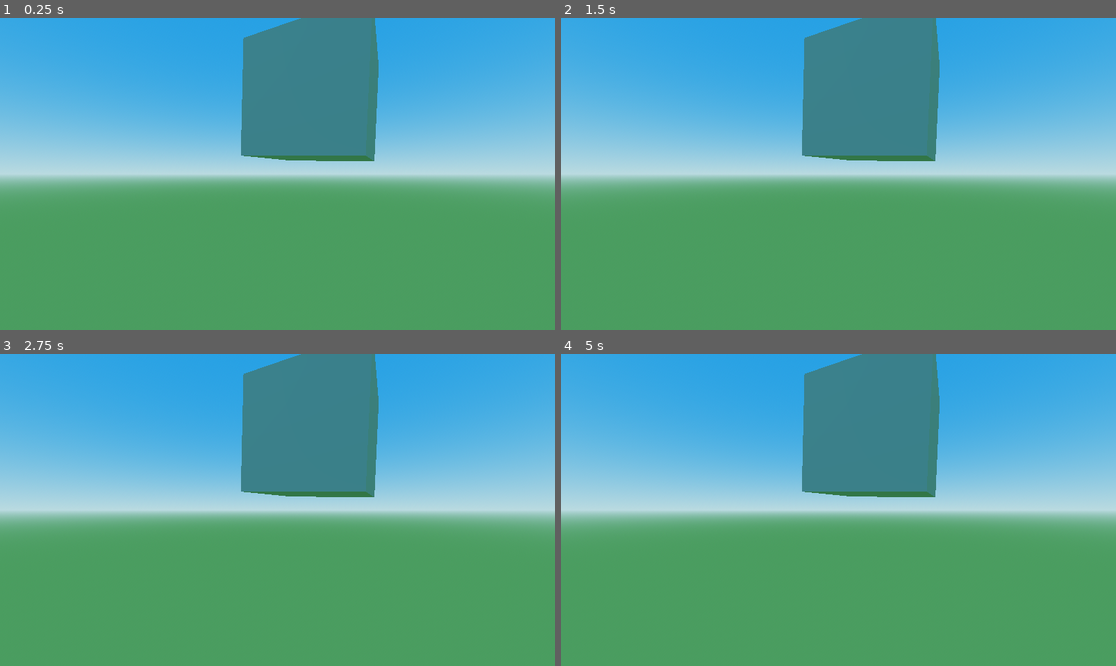
Above: before the commit, frames 1-4 (two rows, left to right).
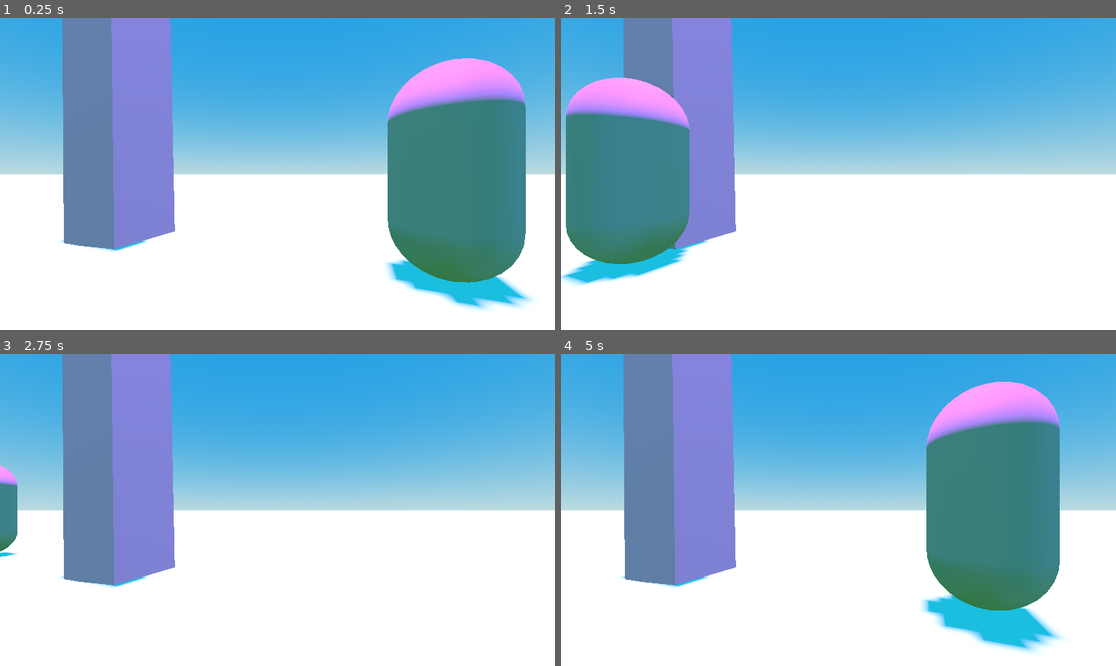
Above: after the commit, the same moments.

Repository: lolepicgirl/Aniya-Y-Labs
Game: Godot game, scene res://main.tscn
Same seed, same stepped clock (60 frames per second), same inputs: the game is played once before the commit and once after it.
Inputs:
- Up to frame 1 (0.25 s): no input
- Up to frame 2 (1.5 s): tap Enter (ui_accept) at 0.5, 0.6, 0.77, 1.07, 1.35 s; hold Right (ui_right) 0.53-1.28 s; hold Down (ui_down) from 1.28 s (still down)
- Up to frame 3 (2.75 s): tap Enter (ui_accept) at 1.52, 1.82, 2.1 s; release Down (ui_down) at 2.03 s; hold Right (ui_right) from 2.03 s (still down)
- Up to frame 4 (5 s): release Right (ui_right) at 2.78 s; hold Up (ui_up) 2.78-3.53 s; tap Enter (ui_accept) at 2.85, 3.02, 3.32, 3.5, 3.6, 3.77, 4.07, 4.35, 4.52, 4.82 s; hold Left (ui_left) from 3.53 s (still down)

The runs differ from the first frame. In frame 1, 79% of the frame differs, in the area x 0-100%, y 0-100%; in frame 2, 73%; in frame 3, 71%; in frame 4, 79%.

Commit message:
added character and floor

Diff:
--- /dev/null
+++ b/3d-lab-4/character_body_3d.gd
@@ -0,0 +1,28 @@
+extends CharacterBody3D
+
+
+const SPEED = 5.0
+const JUMP_VELOCITY = 4.5
+
+
+func _physics_process(delta: float) -> void:
+	# Add the gravity.
+	if not is_on_floor():
+		velocity += get_gravity() * delta
+
+	# Handle jump.
+	if Input.is_action_just_pressed("ui_accept") and is_on_floor():
+		velocity.y = JUMP_VELOCITY
+
+	# Get the input direction and handle the movement/deceleration.
+	# As good practice, you should replace UI actions with custom gameplay actions.
+	var input_dir := Input.get_vector("ui_left", "ui_right", "ui_up", "ui_down")
+	var direction := (transform.basis * Vector3(input_dir.x, 0, input_dir.y)).normalized()
+	if direction:
+		velocity.x = direction.x * SPEED
+		velocity.z = direction.z * SPEED
+	else:
+		velocity.x = move_toward(velocity.x, 0, SPEED)
+		velocity.z = move_toward(velocity.z, 0, SPEED)
+
+	move_and_slide()
--- a/3d-lab-4/main.tscn
+++ b/3d-lab-4/main.tscn
@@ -1,4 +1,6 @@
-[gd_scene load_steps=5 format=3 uid="uid://by0af0d5x2oma"]
+[gd_scene load_steps=9 format=3 uid="uid://by0af0d5x2oma"]
+
+[ext_resource type="Script" path="res://character_body_3d.gd" id="1_48eui"]
 
 [sub_resource type="ProceduralSkyMaterial" id="ProceduralSkyMaterial_n8rqf"]
 sky_top_color = Color(0.124966, 0.488919, 0.798747, 1)
@@ -15,6 +17,14 @@
 tonemap_mode = 2
 
 [sub_resource type="BoxMesh" id="BoxMesh_8j7hv"]
+size = Vector3(5, 1, 1)
+
+[sub_resource type="StandardMaterial3D" id="StandardMaterial3D_yrc13"]
+albedo_color = Color(0.492538, 0.954127, 0.853019, 1)
+
+[sub_resource type="CapsuleMesh" id="CapsuleMesh_pr7td"]
+
+[sub_resource type="CapsuleShape3D" id="CapsuleShape3D_drd1b"]
 
 [node name="Node3D" type="Node3D"]
 transform = Transform3D(1, 0, 0, 0, 1, 0, 0, 0, 1, 0, 0.013373, 0.00532925)
@@ -23,15 +33,34 @@
 environment = SubResource("Environment_t3kx1")
 
 [node name="DirectionalLight3D" type="DirectionalLight3D" parent="."]
-transform = Transform3D(-0.866025, -0.5, -2.18557e-08, 0, -4.37114e-08, 1, -0.5, 0.866025, 3.78552e-08, -0.0484413, 0.0771309, -0.0304917)
+transform = Transform3D(-0.866025, -0.5, -2.18557e-08, 0, -4.37114e-08, 1, -0.5, 0.866025, 3.78552e-08, -0.103991, 1.64188, 0.680669)
 light_color = Color(0.862745, 0.121569, 0.890196, 1)
 light_energy = 4.071
 shadow_enabled = true
 directional_shadow_split_1 = 0.211
 
 [node name="MeshInstance3D" type="MeshInstance3D" parent="."]
-transform = Transform3D(0.0291975, -0.474794, 0.879613, 0.998988, -0.0162657, -0.0419399, 0.0342203, 0.879947, 0.473838, -0.0604155, 0.31014, -0.792278)
+transform = Transform3D(0.0291975, -0.474794, 0.879613, 0.998988, -0.0162657, -0.0419399, 0.0342203, 0.879947, 0.473838, 1.13945, 2.70873, -0.16202)
 mesh = SubResource("BoxMesh_8j7hv")
 
 [node name="Camera3D" type="Camera3D" parent="."]
-transform = Transform3D(1, 0, 0, 0, 1, 0, 0, 0, 1, -0.433342, -0.335972, 1.15889)
+transform = Transform3D(-0.987234, 0, 0.159278, 0, 1, 0, -0.159278, 0, -0.987234, -0.706989, 1.18287, -4.03628)
+fov = 69.4406
+
+[node name="CSGBox3D" type="CSGBox3D" parent="."]
+transform = Transform3D(1, 0, 0, 0, 1, 0, 0, 0, 1, -0.284159, 0.124104, 0.762923)
+use_collision = true
+size = Vector3(1000, 0.18, 1000)
+material = SubResource("StandardMaterial3D_yrc13")
+
+[node name="CharacterBody3D" type="CharacterBody3D" parent="."]
+script = ExtResource("1_48eui")
+
+[node name="MeshInstance3D2" type="MeshInstance3D" parent="CharacterBody3D"]
+transform = Transform3D(1, 0, 0, 0, 1, 0, 0, 0, 1, -2.62225, 1.09923, -2.19334)
+mesh = SubResource("CapsuleMesh_pr7td")
+skeleton = NodePath("../..")
+
+[node name="CollisionShape3D" type="CollisionShape3D" parent="CharacterBody3D"]
+transform = Transform3D(1, 0, 0, 0, 1, 0, 0, 0, 1, -2.62225, 1.09923, -2.19334)
+shape = SubResource("CapsuleShape3D_drd1b")
